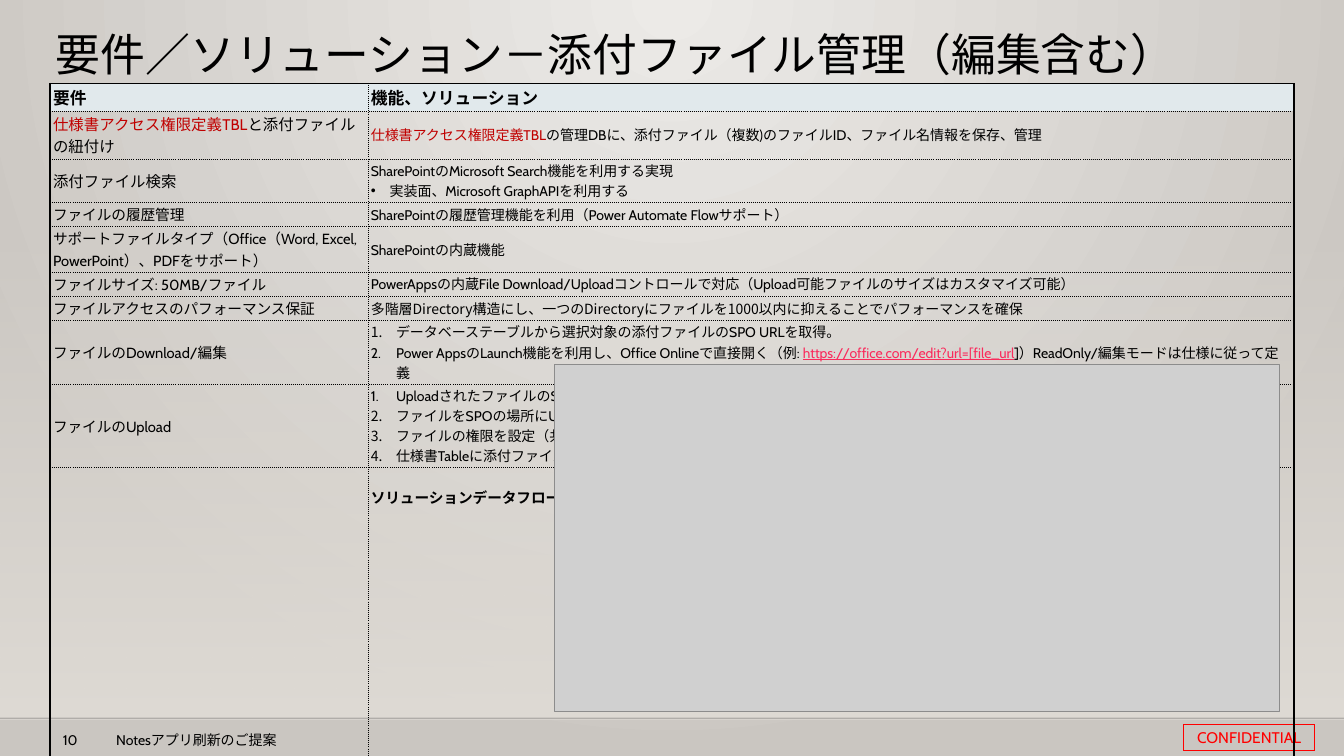
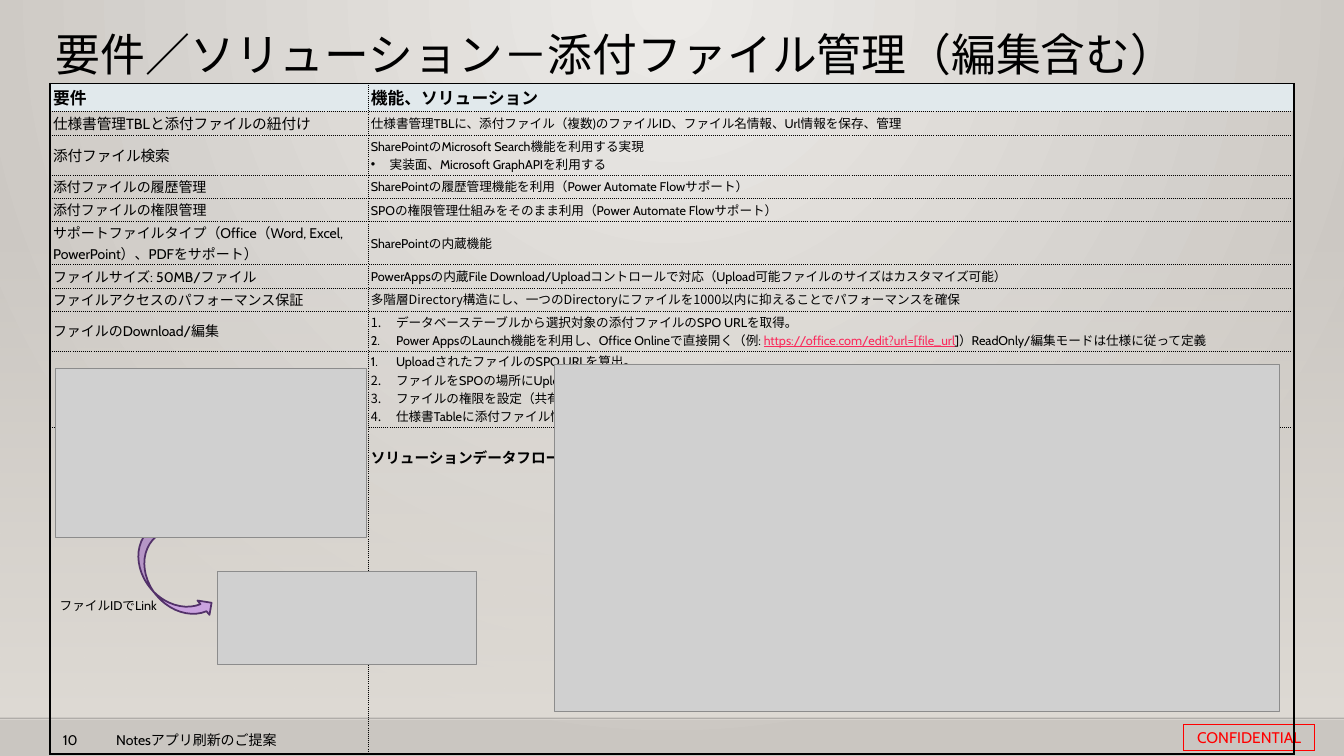
Before and after one commit to 0494938/Notes--CMS-Online, a slide deck: slide 10 of Notesアプリ刷新プロジェクト提案見積もり.v3.pptx. Drawn at 1344x756 pixels with LibreOffice and Linux fonts; fonts in the diff are those of the drawing; grey boxes stand for pictures; background and template pictures are left out. Boxes give left, top, right and bottom in pixels: in the first picture for what was removed or moved away, otherwise in the second. Text is boxed around its words. In the diff, an @@ line names an element or a change of style, - is before the commit and + after.

```diff
--- a/Notesアプリ刷新プロジェクト提案見積もり.v3.pptx
+++ b/Notesアプリ刷新プロジェクト提案見積もり.v3.pptx
@@ table at [50,84,1295,695] @@
-row 2, column 1: 仕様書アクセス権限定義TBLと添付ファイルの紐付け
+row 2, column 1: 仕様書管理TBLと添付ファイルの紐付け
-row 2, column 2: 仕様書アクセス権限定義TBLの管理DBに、添付ファイル（複数)のファイルID、ファイル名情報を保存、管理
+row 2, column 2: 仕様書管理TBLに、添付ファイル（複数)のファイルID、ファイル名情報、Url情報を保存、管理
-row 4: ファイルの履歴管理 | SharePointの履歴管理機能を利用（Power Automate Flowサポート）
+row 4: 添付ファイルの履歴管理 | SharePointの履歴管理機能を利用（Power Automate Flowサポート）
+row 5: 添付ファイルの権限管理 | SPOの権限管理仕組みをそのまま利用（Power Automate Flowサポート）
@@ picture added at [55,369,367,538] @@
@@ curved up arrow added at [121,530,217,634], fill #BC72F0 at 50% opacity, outline #523269 1.25 pt @@
@@ picture added at [218,572,477,664] @@
@@ text added at [60,600,157,611], 9 pt, text #000000 @@
+ファイルIDでLink
```
Also in this commit, not shown: 7 other slides changed, 1 other file.
